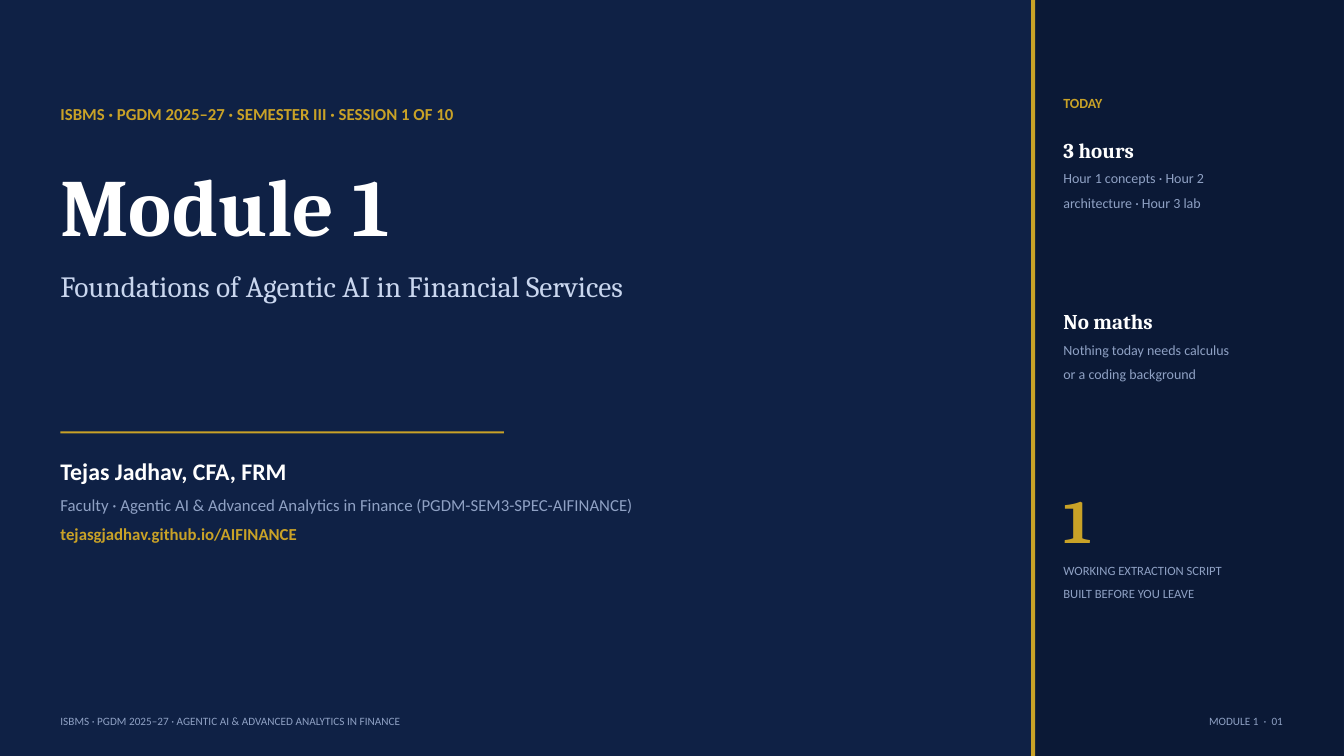
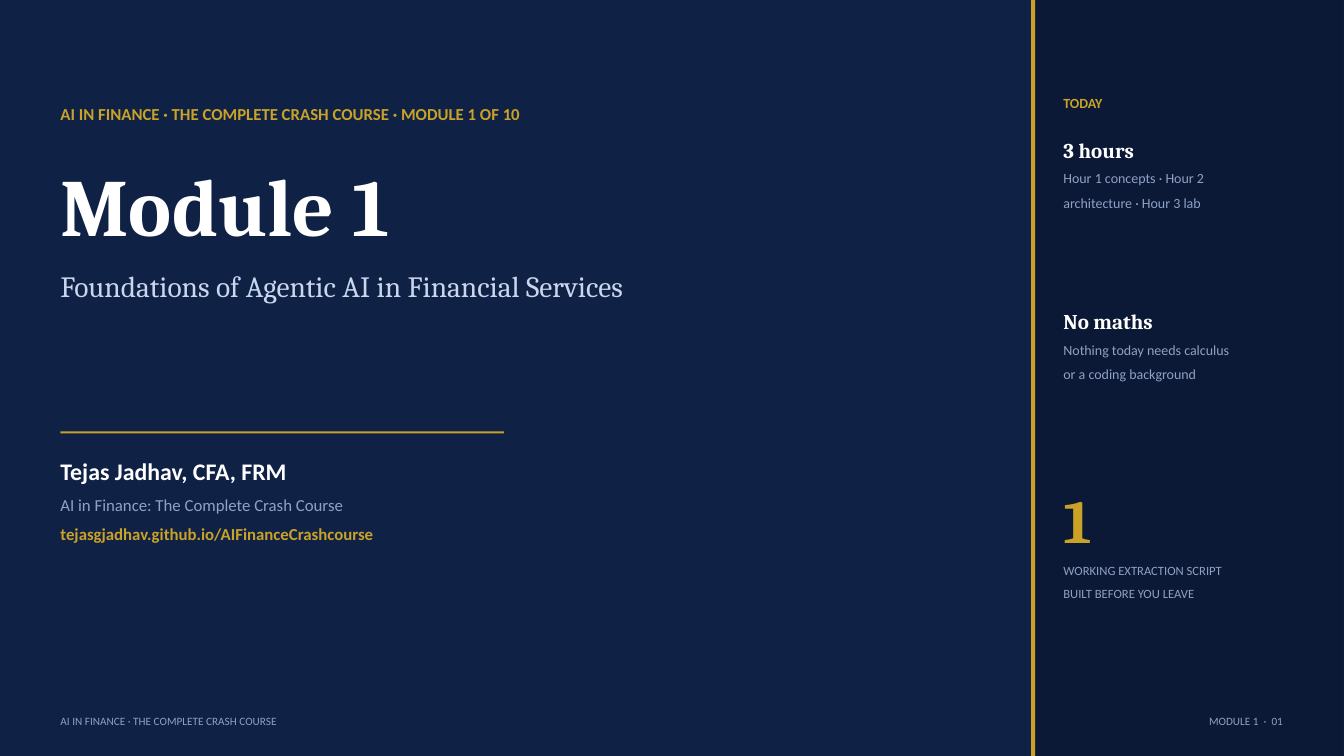
Before and after one commit to tejasgjadhav/tejasgjadhav.github.io, a slide deck: slide 1 of AIFinanceCrashcourse/slides/Module-01-Foundations-of-Agentic-AI.pptx. Drawn at 1344x756 pixels with LibreOffice and Linux fonts; fonts in the diff are those of the drawing. Boxes give left, top, right and bottom in pixels: in the first picture for what was removed or moved away, otherwise in the second. Text is boxed around its words. In the diff, an @@ line names an element or a change of style, - is before the commit and + after.

```diff
--- a/AIFinanceCrashcourse/slides/Module-01-Foundations-of-Agentic-AI.pptx
+++ b/AIFinanceCrashcourse/slides/Module-01-Foundations-of-Agentic-AI.pptx
@@ text at <box>60,109,520,120</box>: text changed @@
-ISBMS · PGDM 2025–27 · SEMESTER III · SESSION 1 OF 10
+AI IN FINANCE · THE COMPLETE CRASH COURSE · MODULE 1 OF 10
@@ text at <box>60,499,373,543</box>: text changed; text colour #8FA1C4 to #C9A227; bold on @@
-Faculty · Agentic AI & Advanced Analytics in Finance (PGDM-SEM3-SPEC-AIFINANCE)
-tejasgjadhav.github.io/AIFINANCE
+AI in Finance: The Complete Crash Course
+tejasgjadhav.github.io/AIFinanceCrashcourse
@@ text at <box>60,718,276,725</box>: text changed @@
-ISBMS · PGDM 2025–27 · AGENTIC AI & ADVANCED ANALYTICS IN FINANCE
+AI IN FINANCE · THE COMPLETE CRASH COURSE
```
Also in this commit, not shown: 24 other slides changed, 11 other files.
